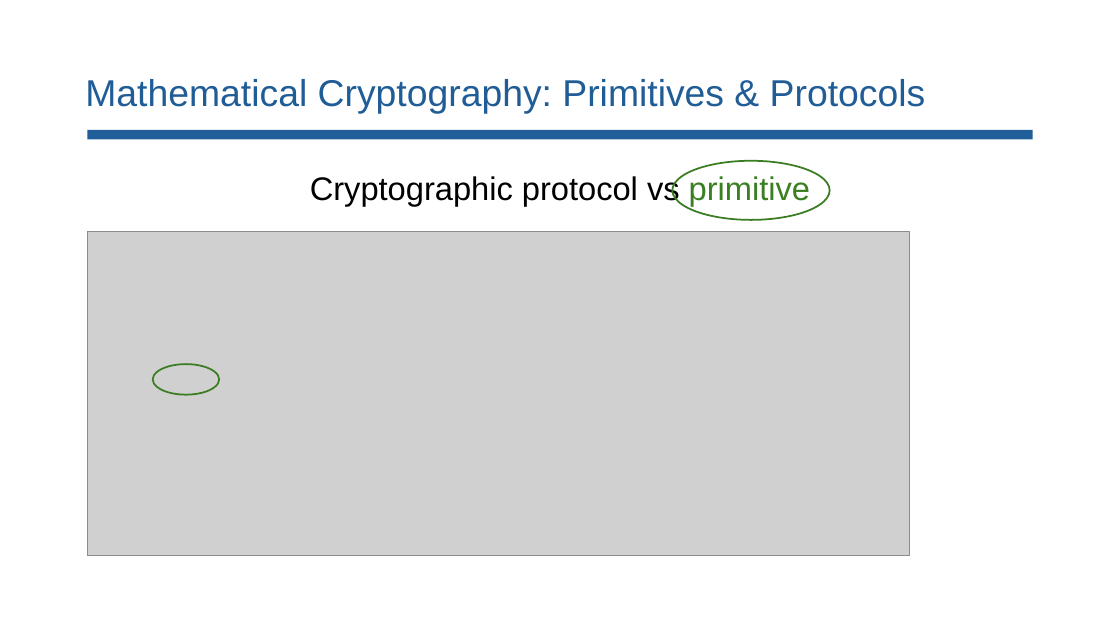
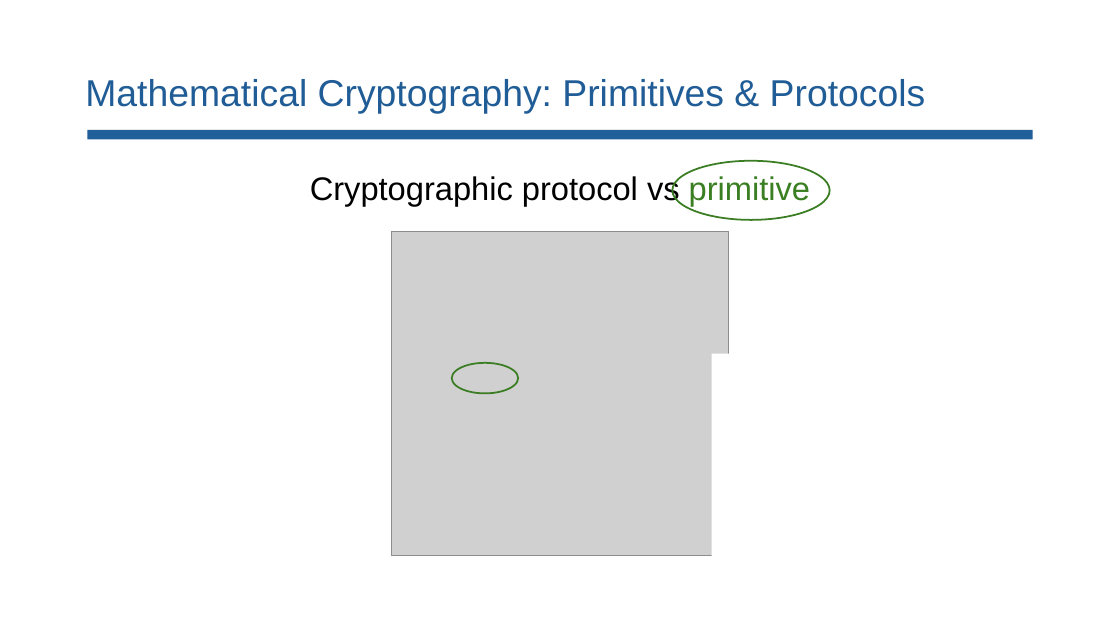
Before and after one commit to lorchrob/comp_slides, a slide deck: slide 18 of comp.pptx. Drawn at 1120x630 pixels with LibreOffice and Linux fonts; fonts in the diff are those of the drawing; grey boxes stand for pictures. Boxes give left, top, right and bottom in pixels: in the first picture for what was removed or moved away, otherwise in the second. Text is boxed around its words. In the diff, an @@ line names an element or a change of style, - is before the commit and + after.

```diff
--- a/comp.pptx
+++ b/comp.pptx
@@ picture: place and size @@
-picture at [87,231,910,555]
+picture at [392,231,729,555]
@@ rectangle added at [712,354,755,572], fill #FFFFFF @@
@@ ellipse: place and size @@
-ellipse at [153,364,219,394]
+ellipse at [452,363,518,393]
```
Also in this commit, not shown: 20 other slides changed, 1 slide added.
